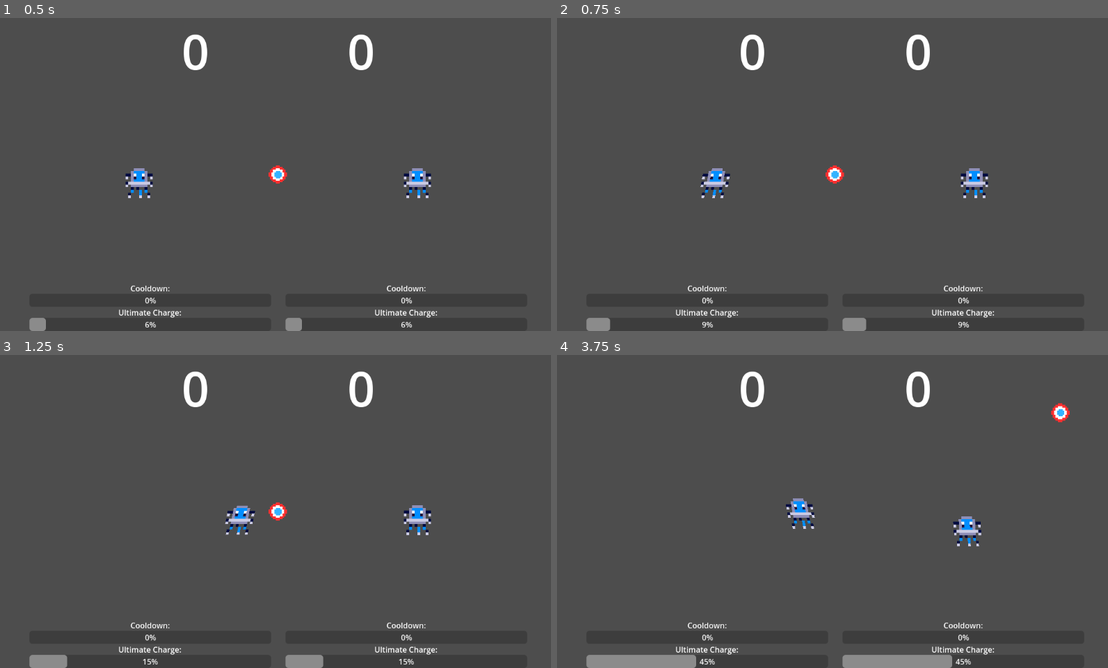
Above: before the commit, frames 1-4 (two rows, left to right).
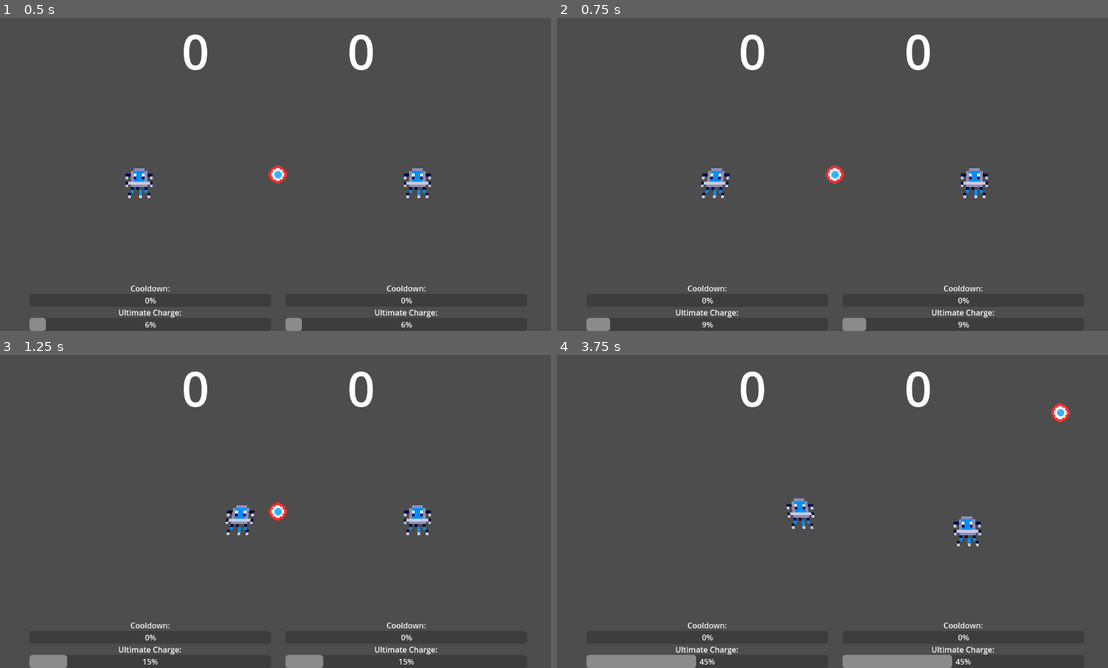
Above: after the commit, the same moments.

Repository: rtator/AlienSoccer8
Game: Godot game, scene res://level.tscn
Same seed, same stepped clock (60 frames per second), same inputs: the game is played once before the commit and once after it. This scene is started directly instead of the project's main scene.
Inputs:
- Up to frame 1 (0.5 s): no input
- Up to frame 2 (0.75 s): hold D (p1_right) from 0.53 s (still down); hold E (p1_ability) from 0.53 s (still down)
- Up to frame 3 (1.25 s): keep holding D (p1_right); keep holding E (p1_ability)
- Up to frame 4 (3.75 s): release D (p1_right) at 1.28 s; release E (p1_ability) at 1.28 s; hold S (p1_down) 1.28-2.03 s; tap R (p1_ult) at 1.35 s; hold D (p1_right) 2.03-2.78 s; hold O (p2_ability) 2.03-2.78 s; hold W (p1_up) 2.78-3.53 s; tap K (p2_down) at 2.85 s; hold A (p1_left) from 3.53 s (still down); tap J (p2_left) at 3.6 s

Frame 1 is identical in both runs. In frame 2, less than 0.1% of the frame differs, in the area x 26-32%, y 48-58%; in frame 3, less than 0.1%; in frame 4, less than 0.1%, in the area x 41-77%, y 45-62%.

Commit message:
speedy and menu update

Diff:
--- /dev/null
+++ b/alien-soccer-8/alienSelect.tscn
@@ -0,0 +1,192 @@
+[gd_scene load_steps=4 format=3 uid="uid://bt4gwjcsc8ybg"]
+
+[ext_resource type="Script" uid="uid://bnx85imt8okrv" path="res://character_select.gd" id="1_ybyuf"]
+[ext_resource type="StyleBox" uid="uid://bhwb56kpdliu" path="res://buttonText.tres" id="2_trven"]
+
+[sub_resource type="LabelSettings" id="LabelSettings_semk5"]
+font_size = 80
+font_color = Color(0.414146, 0.711646, 1, 1)
+
+[node name="Control" type="Control"]
+layout_mode = 3
+anchors_preset = 15
+anchor_right = 1.0
+anchor_bottom = 1.0
+grow_horizontal = 2
+grow_vertical = 2
+script = ExtResource("1_ybyuf")
+
+[node name="button" type="Button" parent="."]
+layout_mode = 1
+anchors_preset = 7
+anchor_left = 0.5
+anchor_top = 1.0
+anchor_right = 0.5
+anchor_bottom = 1.0
+offset_left = -58.5
+offset_top = -69.0
+offset_right = 58.5
+grow_horizontal = 2
+grow_vertical = 0
+theme_override_font_sizes/font_size = 50
+theme_override_styles/focus = ExtResource("2_trven")
+theme_override_styles/hover = ExtResource("2_trven")
+theme_override_styles/pressed = ExtResource("2_trven")
+theme_override_styles/normal = ExtResource("2_trven")
+text = "Start"
+
+[node name="p1Bot" type="Button" parent="."]
+unique_name_in_owner = true
+layout_mode = 1
+anchors_preset = 2
+anchor_top = 1.0
+anchor_bottom = 1.0
+offset_top = -69.0
+offset_right = 117.0
+grow_vertical = 0
+theme_override_font_sizes/font_size = 40
+theme_override_styles/focus = ExtResource("2_trven")
+theme_override_styles/hover = ExtResource("2_trven")
+theme_override_styles/pressed = ExtResource("2_trven")
+theme_override_styles/normal = ExtResource("2_trven")
+text = "Player 1"
+
+[node name="p2Bot" type="Button" parent="."]
+unique_name_in_owner = true
+layout_mode = 1
+anchors_preset = 3
+anchor_left = 1.0
+anchor_top = 1.0
+anchor_right = 1.0
+anchor_bottom = 1.0
+offset_left = -117.0
+offset_top = -69.0
+grow_horizontal = 0
+grow_vertical = 0
+theme_override_font_sizes/font_size = 40
+theme_override_styles/focus = ExtResource("2_trven")
+theme_override_styles/hover = ExtResource("2_trven")
+theme_override_styles/pressed = ExtResource("2_trven")
+theme_override_styles/normal = ExtResource("2_trven")
+text = "Player 2"
+
+[node name="Label" type="Label" parent="."]
+layout_mode = 1
+anchors_preset = 5
+anchor_left = 0.5
+anchor_right = 0.5
+offset_left = -222.0
+offset_right = 222.0
+offset_bottom = 110.0
+grow_horizontal = 2
+text = "Alien Select"
+label_settings = SubResource("LabelSettings_semk5")
+horizontal_alignment = 3
+
+[node name="Control" type="Control" parent="."]
+layout_mode = 1
+anchors_preset = 8
+anchor_left = 0.5
+anchor_top = 0.5
+anchor_right = 0.5
+anchor_bottom = 0.5
+offset_left = -400.0
+offset_top = -200.0
+offset_right = 400.0
+offset_bottom = 200.0
+grow_horizontal = 2
+grow_vertical = 2
+
+[node name="p1Rect" type="TextureRect" parent="Control"]
+unique_name_in_owner = true
+layout_mode = 0
+offset_right = 200.0
+offset_bottom = 50.0
+expand_mode = 4
+stretch_mode = 4
+
+[node name="p2Rect" type="TextureRect" parent="Control"]
+unique_name_in_owner = true
+layout_mode = 1
+anchors_preset = 1
+anchor_left = 1.0
+anchor_right = 1.0
+offset_left = -200.0
+offset_bottom = 50.0
+grow_horizontal = 0
+expand_mode = 4
+stretch_mode = 4
+
+[node name="GridContainer" type="GridContainer" parent="Control"]
+layout_mode = 1
+anchors_preset = 2
+anchor_top = 1.0
+anchor_bottom = 1.0
+offset_top = -55.0
+offset_right = 269.0
+grow_vertical = 0
+theme_override_constants/h_separation = 30
+theme_override_constants/v_separation = 20
+columns = 2
+
+[node name="basic1" type="Button" parent="Control/GridContainer"]
+layout_mode = 2
+theme_override_font_sizes/font_size = 40
+theme_override_styles/focus = ExtResource("2_trven")
+theme_override_styles/hover = ExtResource("2_trven")
+theme_override_styles/pressed = ExtResource("2_trven")
+theme_override_styles/normal = ExtResource("2_trven")
+text = "Basic"
+
+[node name="speedy1" type="Button" parent="Control/GridContainer"]
+layout_mode = 2
+theme_override_font_sizes/font_size = 40
+theme_override_styles/focus = ExtResource("2_trven")
+theme_override_styles/hover = ExtResource("2_trven")
+theme_override_styles/pressed = ExtResource("2_trven")
+theme_override_styles/normal = ExtResource("2_trven")
+text = "Speedy
+"
+
+[node name="GridContainer2" type="GridContainer" parent="Control"]
+layout_mode = 1
+anchors_preset = 3
+anchor_left = 1.0
+anchor_top = 1.0
+anchor_right = 1.0
+anchor_bottom = 1.0
+offset_left = -269.0
+offset_top = -55.0
+grow_horizontal = 0
+grow_vertical = 0
+theme_override_constants/h_separation = 30
+theme_override_constants/v_separation = 20
+columns = 2
+
+[node name="basic2" type="Button" parent="Control/GridContainer2"]
+layout_mode = 2
+theme_override_font_sizes/font_size = 40
+theme_override_styles/focus = ExtResource("2_trven")
+theme_override_styles/hover = ExtResource("2_trven")
+theme_override_styles/pressed = ExtResource("2_trven")
+theme_override_styles/normal = ExtResource("2_trven")
+text = "Basic
+"
+
+[node name="speedy2" type="Button" parent="Control/GridContainer2"]
+layout_mode = 2
+theme_override_font_sizes/font_size = 40
+theme_override_styles/focus = ExtResource("2_trven")
+theme_override_styles/hover = ExtResource("2_trven")
+theme_override_styles/pressed = ExtResource("2_trven")
+theme_override_styles/normal = ExtResource("2_trven")
+text = "Speedy
+"
+
+[connection signal="pressed" from="button" to="." method="_on_button_pressed"]
+[connection signal="pressed" from="p1Bot" to="." method="_on_p_1_bot_pressed"]
+[connection signal="pressed" from="p2Bot" to="." method="_on_p_2_bot_pressed"]
+[connection signal="pressed" from="Control/GridContainer/basic1" to="." method="_on_basic_1_pressed"]
+[connection signal="pressed" from="Control/GridContainer/speedy1" to="." method="_on_speedy_1_pressed"]
+[connection signal="pressed" from="Control/GridContainer2/basic2" to="." method="_on_basic_2_pressed"]
+[connection signal="pressed" from="Control/GridContainer2/speedy2" to="." method="_on_speedy_2_pressed"]
--- a/alien-soccer-8/buttonText.tres
+++ b/alien-soccer-8/buttonText.tres
@@ -1,7 +1,7 @@
 [gd_resource type="StyleBoxFlat" format=3 uid="uid://bhwb56kpdliu"]
 
 [resource]
-bg_color = Color(0, 0, 0, 0.462745)
+bg_color = Color(0.166853, 0.166853, 0.166853, 0.462745)
 corner_radius_top_left = 20
 corner_radius_top_right = 20
 corner_radius_bottom_right = 20
--- a/alien-soccer-8/character_select.gd
+++ b/alien-soccer-8/character_select.gd
@@ -37,7 +37,7 @@
 	update_texture()
 
 func _on_button_pressed():
-	get_tree().change_scene_to_file("res://level_test.tscn")
+	get_tree().change_scene_to_file("res://level.tscn")
 
 func _on_p_1_bot_pressed():
 	if GlobalSave.p1IsBot:
--- a/alien-soccer-8/godot_alien.gd
+++ b/alien-soccer-8/godot_alien.gd
@@ -6,14 +6,14 @@
 var damp_mult = 1.5
 
 var dash_vec = Vector2(0,0)
-var dash_speed = 1000
+var dash_speed = 1500
 
 func _ability():
 	if cooldown <= 0 and ult_dur <= 0 and duration <= 0:
 		#update_move_speed(move_speed * speed_mult, speed_damp * damp_mult)
 		dash_vec = last_input
 		dashing = true
-		duration = 100
+		duration = 10
 
 func _ultimate():
 	if cooldown <= 0 and ult_dur <= 0 and charge >= charge_max and not sped_up:
--- a/alien-soccer-8/level.tscn
+++ b/alien-soccer-8/level.tscn
@@ -26,6 +26,7 @@
 script = ExtResource("1_u52ul")
 
 [node name="ball" parent="." instance=ExtResource("2_vonw3")]
+unique_name_in_owner = true
 position = Vector2(575, 324)
 
 [node name="StaticBody2D" type="StaticBody2D" parent="."]
--- a/alien-soccer-8/player_test.gd
+++ b/alien-soccer-8/player_test.gd
@@ -5,6 +5,7 @@
 @export var move_speed = 70
 @export var speed_damp = 10
 @export var squish = 30
+@export var stretch = 40
 
 var player = 1
 
@@ -79,7 +80,7 @@
 
 	_ability_cooldown(delta)
 	if (initialized):
-		sprite.skew = linear_velocity.x/(move_speed*squish)
+		sprite.skew = linear_velocity.x/(move_speed*stretch)
 		#print(sprite.scale)
 		sprite.scale.x = sprite_scale.x + (linear_velocity.y/(move_speed*squish)) * sprite_scale.y
 		sprite.scale.y = sprite_scale.y - (linear_velocity.y/(move_speed*squish)) * sprite_scale.y
--- a/alien-soccer-8/project.godot
+++ b/alien-soccer-8/project.godot
@@ -11,7 +11,7 @@
 [application]
 
 config/name="Alien Soccer 8"
-run/main_scene="uid://dmrldpoa13d7o"
+run/main_scene="uid://dfgj7m8i6rype"
 config/features=PackedStringArray("4.4", "GL Compatibility")
 config/icon="res://icon.svg"
 
--- a/alien-soccer-8/startScreen.tscn
+++ b/alien-soccer-8/startScreen.tscn
@@ -0,0 +1,64 @@
+[gd_scene load_steps=4 format=3 uid="uid://dfgj7m8i6rype"]
+
+[ext_resource type="Script" uid="uid://cuysh266m8ynd" path="res://start_screen.gd" id="1_3pj0e"]
+[ext_resource type="StyleBox" uid="uid://bhwb56kpdliu" path="res://buttonText.tres" id="2_ev681"]
+
+[sub_resource type="LabelSettings" id="LabelSettings_w8rx1"]
+font_size = 100
+font_color = Color(0.989828, 0.14925, 1, 1)
+
+[node name="Control" type="Control"]
+layout_mode = 3
+anchors_preset = 15
+anchor_right = 1.0
+anchor_bottom = 1.0
+grow_horizontal = 2
+grow_vertical = 2
+script = ExtResource("1_3pj0e")
+
+[node name="Label" type="Label" parent="."]
+layout_mode = 1
+anchors_preset = 5
+anchor_left = 0.5
+anchor_right = 0.5
+offset_left = -334.0
+offset_right = 334.0
+offset_bottom = 137.0
+grow_horizontal = 2
+text = "Alien Soccer 8"
+label_settings = SubResource("LabelSettings_w8rx1")
+
+[node name="GridContainer" type="GridContainer" parent="."]
+layout_mode = 1
+anchors_preset = 8
+anchor_left = 0.5
+anchor_top = 0.5
+anchor_right = 0.5
+anchor_bottom = 0.5
+offset_left = -20.0
+offset_top = -20.0
+offset_right = 20.0
+offset_bottom = 20.0
+grow_horizontal = 2
+grow_vertical = 2
+theme_override_constants/v_separation = 20
+
+[node name="Button" type="Button" parent="GridContainer"]
+layout_mode = 2
+theme_override_font_sizes/font_size = 50
+theme_override_styles/focus = ExtResource("2_ev681")
+theme_override_styles/hover = ExtResource("2_ev681")
+theme_override_styles/pressed = ExtResource("2_ev681")
+theme_override_styles/normal = ExtResource("2_ev681")
+text = "Start"
+
+[node name="Button2" type="Button" parent="GridContainer"]
+layout_mode = 2
+theme_override_font_sizes/font_size = 50
+theme_override_styles/focus = ExtResource("2_ev681")
+theme_override_styles/hover = ExtResource("2_ev681")
+theme_override_styles/pressed = ExtResource("2_ev681")
+theme_override_styles/normal = ExtResource("2_ev681")
+text = "Settings"
+
+[connection signal="pressed" from="GridContainer/Button" to="." method="_on_button_pressed"]
--- a/alien-soccer-8/start_screen.gd
+++ b/alien-soccer-8/start_screen.gd
@@ -2,4 +2,4 @@
 
 
 func _on_button_pressed():
-	get_tree().change_scene_to_file("res://characterSelect.tscn")
+	get_tree().change_scene_to_file("res://alienSelect.tscn")
